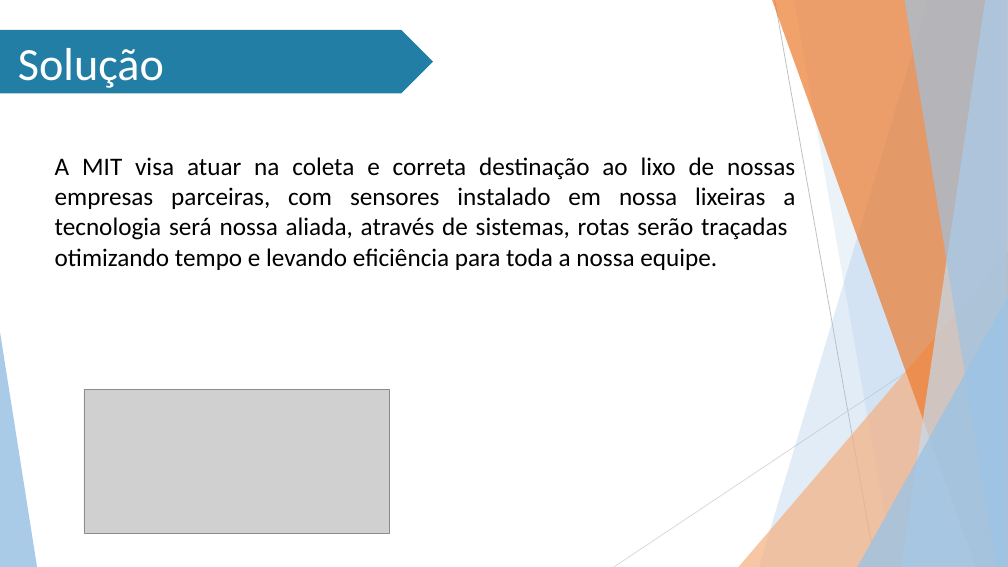
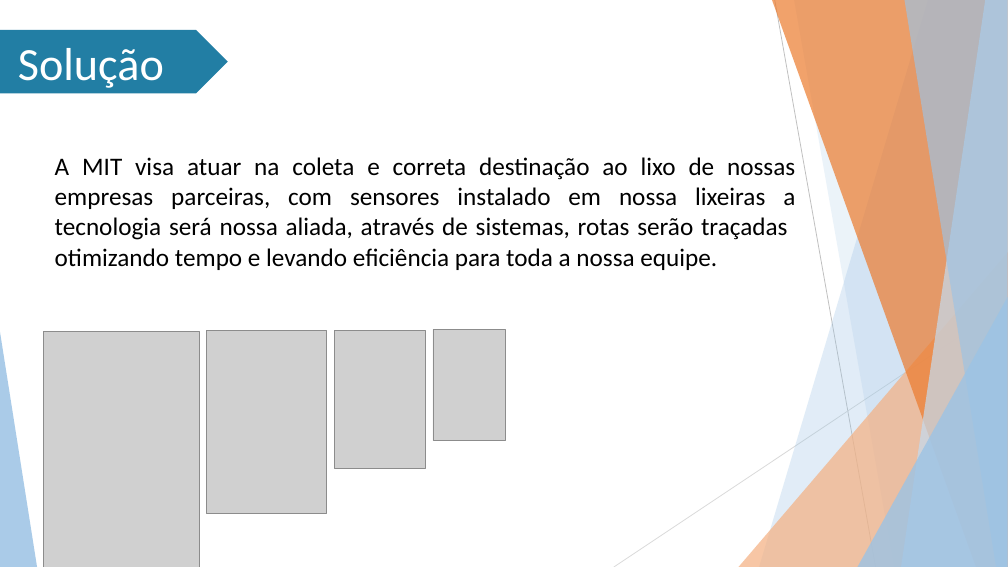
Before and after one commit to Stefany-hub/Projeto2.0, a slide deck: slide 8 of apresentação/MIT PPT (Projeto 2.0).pptx. Drawn at 1008x567 pixels with LibreOffice and Linux fonts; fonts in the diff are those of the drawing; grey boxes stand for pictures; background and template pictures are left out. Boxes give left, top, right and bottom in pixels: in the first picture for what was removed or moved away, otherwise in the second. Text is boxed around its words. In the diff, an @@ line names an element or a change of style, - is before the commit and + after.

```diff
--- a/apresentação/MIT PPT (Projeto 2.0).pptx
+++ b/apresentação/MIT PPT (Projeto 2.0).pptx
@@ pentagon arrow "Solução": place and size @@
-pentagon arrow "Solução" at (0, 30, 433, 94)
+pentagon arrow "Solução" at (0, 30, 228, 94)
@@ picture added at (43, 332, 199, 567) @@
@@ picture added at (206, 330, 327, 514) @@
@@ picture added at (335, 330, 426, 469) @@
@@ picture added at (433, 330, 506, 441) @@
@@ picture removed at (84, 389, 389, 534) @@
```
Also in this commit, not shown: 5 other slides changed, 2 slides added.
